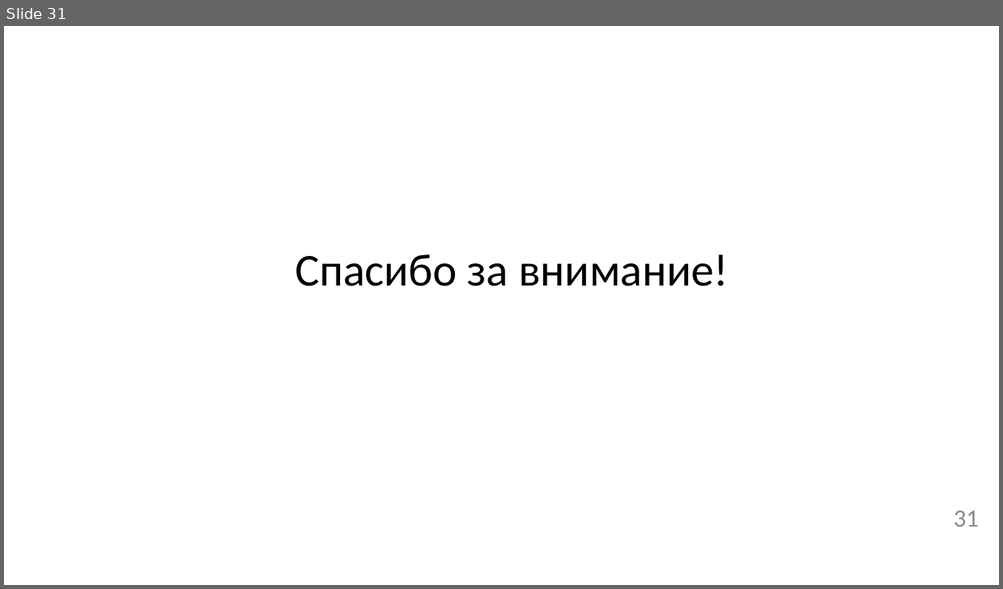
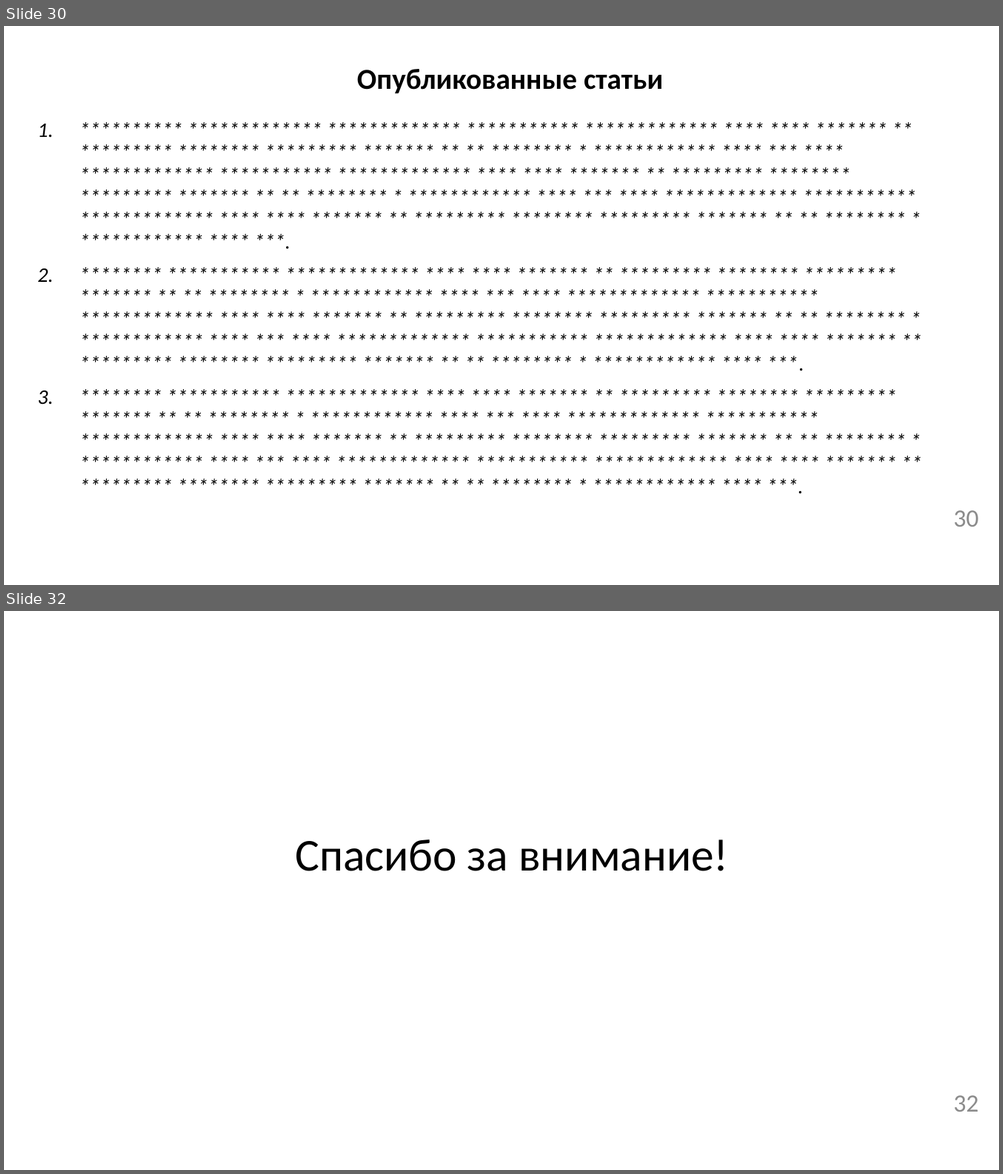
Before and after one commit to permCoding/Magistr-2022, a slide deck: 08-ВКР/как оформлять/Презентация-к-ВКР.pptx. Shown one above the other, each under a label of ours: slide 31 before the commit, slides 30 and 32 after it; the slides between them are not shown. The pictures are 1003x589 and 1003x1174 pixels, drawn with LibreOffice and Linux fonts; fonts in the diff are those of the drawing. Boxes give left, top, right and bottom in pixels: in the first picture for what was removed or moved away, otherwise in the second. Text is boxed around its words. In the diff, an @@ line names an element or a change of style, - is before the commit and + after.

```diff
--- a/08-ВКР/как оформлять/Презентация-к-ВКР.pptx
+++ b/08-ВКР/как оформлять/Презентация-к-ВКР.pptx
@@ slide 30 added at (x1=4, y1=26, x2=999, y2=585), background #FFFFFF @@
@@ text added at (x1=357, y1=69, x2=663, y2=93), 28 pt, text #000000, bold @@
+Опубликованные статьи
@@ text added at (x1=30, y1=116, x2=948, y2=579), 20 pt, text #000000, italic @@
+1. ********** ************* ************* *********** ************* **** **** ******* ** ********* ******** ********* ******* ** ** ******** * ************ **** *** **** ************* *********** ************* **** **** ******* ** ********* ******** ********* ******* ** ** ******** * ************ **** *** **** ************* *********** ************* **** **** ******* ** ********* ******** ********* ******* ** ** ******** * ************ **** ***.
+2. ******** *********** ************* **** **** ******* ** ********* ******** ********* ******* ** ** ******** * ************ **** *** **** ************* *********** ************* **** **** ******* ** ********* ******** ********* ******* ** ** ******** * ************ **** *** **** ************* *********** ************* **** **** ******* ** ********* ******** ********* ******* ** ** ******** * ************ **** ***.
+3. ******** *********** ************* **** **** ******* ** ********* ******** ********* ******* ** ** ******** * ************ **** *** **** ************* *********** ************* **** **** ******* ** ********* ******** ********* ******* ** ** ******** * ************ **** *** **** ************* *********** ************* **** **** ******* ** ********* ******** ********* ******* ** ** ******** * ************ **** ***.
@@ page number added at (x1=953, y1=511, x2=979, y2=527), 24 pt, text #8C8C8C @@
+30
@@ what was slide 31 is now slide 32 @@
@@ page number at (x1=953, y1=1096, x2=979, y2=1112): text changed @@
-31
+32
```
Also in this commit, not shown: 9 slides changed, 2 other slides added, 2 slides removed.
